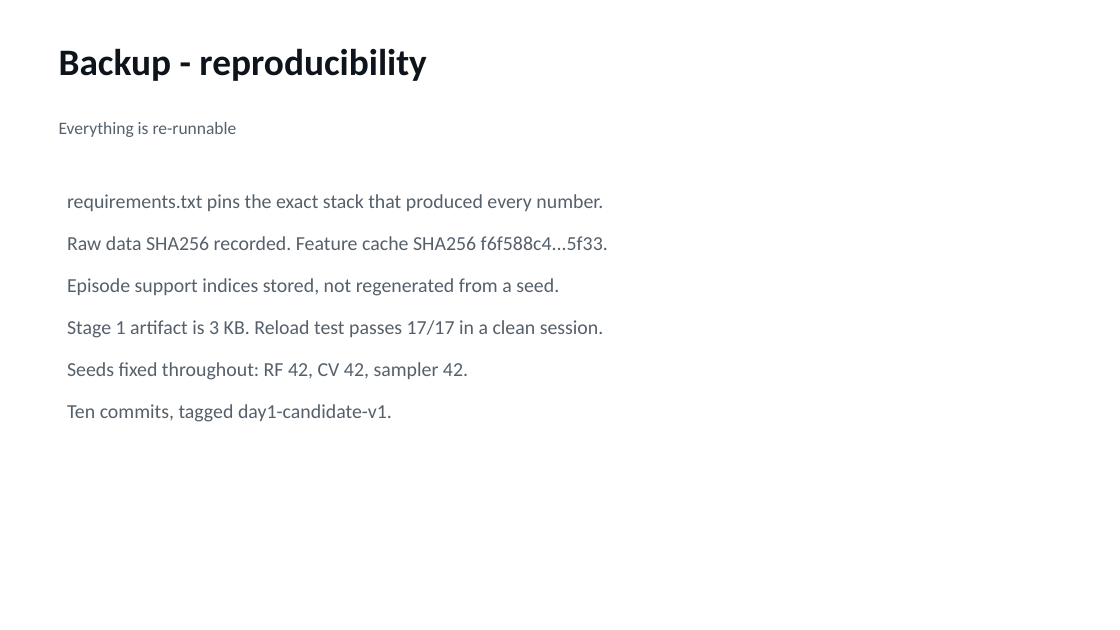
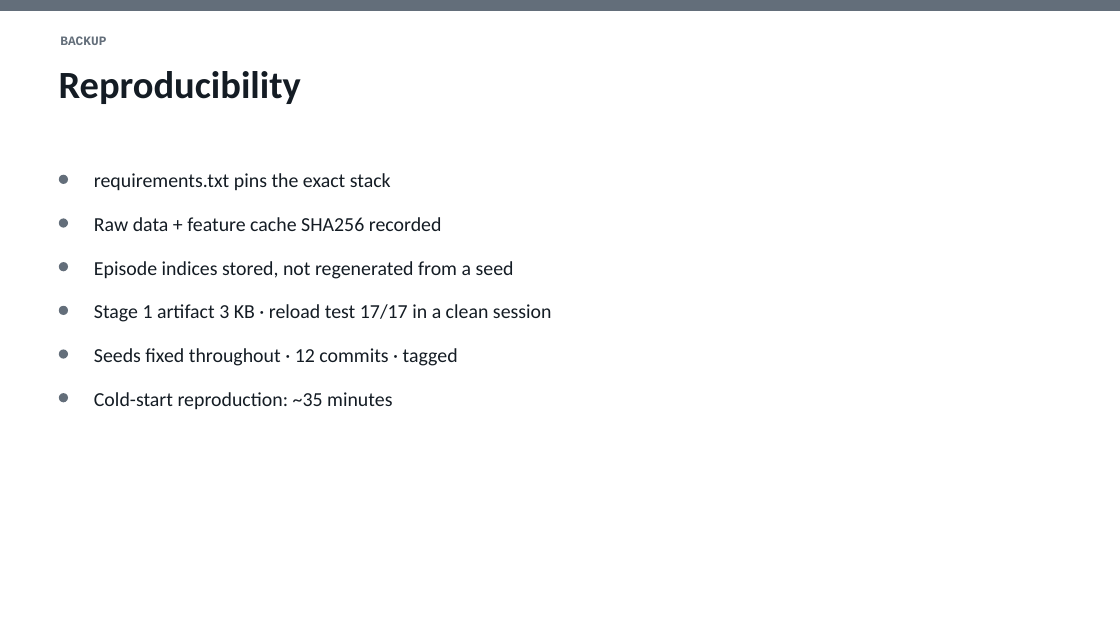
Before and after one commit to jaswin-codes/StatsGeeks, a slide deck: slide 13 of presentation/StatsGeeks_BuildingAge.pptx (slide 19 before the commit). Drawn at 1120x630 pixels with LibreOffice and Linux fonts; fonts in the diff are those of the drawing. Boxes give left, top, right and bottom in pixels: in the first picture for what was removed or moved away, otherwise in the second. Text is boxed around its words. In the diff, an @@ line names an element or a change of style, - is before the commit and + after.

```diff
--- a/presentation/StatsGeeks_BuildingAge.pptx
+++ b/presentation/StatsGeeks_BuildingAge.pptx
@@ rectangle added at (0, 0, 1120, 11), fill #636E7A @@
@@ text added at (60, 36, 106, 45), 11 pt, text #636E7A, bold @@
+BACKUP
@@ text at (59, 71, 301, 104): text changed; size 32 to 33 pt; text colour #0E141B to #141C24 @@
-Backup - reproducibility
+Reproducibility
@@ text removed at (59, 122, 237, 137) @@
-Everything is re-runnable
@@ ellipse added at (59, 175, 68, 184), fill #636E7A @@
@@ text at (94, 173, 391, 191): text changed; text colour #55606B to #141C24 @@
-requirements.txt pins the exact stack that produced every number.
+requirements.txt pins the exact stack
@@ ellipse added at (59, 218, 68, 228), fill #636E7A @@
@@ text at (94, 217, 442, 231): text changed; text colour #55606B to #141C24 @@
-Raw data SHA256 recorded. Feature cache SHA256 f6f588c4...5f33.
+Raw data + feature cache SHA256 recorded
@@ ellipse added at (59, 262, 68, 271), fill #636E7A @@
@@ text at (94, 261, 514, 279): text changed; text colour #55606B to #141C24 @@
-Episode support indices stored, not regenerated from a seed.
+Episode indices stored, not regenerated from a seed
@@ ellipse added at (59, 306, 68, 315), fill #636E7A @@
@@ text at (94, 304, 552, 322): text changed; text colour #55606B to #141C24 @@
-Stage 1 artifact is 3 KB. Reload test passes 17/17 in a clean session.
+Stage 1 artifact 3 KB · reload test 17/17 in a clean session
@@ ellipse added at (59, 350, 68, 359), fill #636E7A @@
@@ text at (94, 348, 458, 366): text changed; text colour #55606B to #141C24 @@
-Seeds fixed throughout: RF 42, CV 42, sampler 42.
+Seeds fixed throughout · 12 commits · tagged
@@ ellipse added at (59, 393, 68, 402), fill #636E7A @@
@@ text removed at (67, 404, 392, 422) @@
-Ten commits, tagged day1-candidate-v1.
@@ text added at (94, 392, 392, 410), 17 pt, text #141C24 @@
+Cold-start reproduction: ~35 minutes
```
Also in this commit, not shown: 4 other slides changed, 11 slides added, 16 slides removed, 7 other files.
